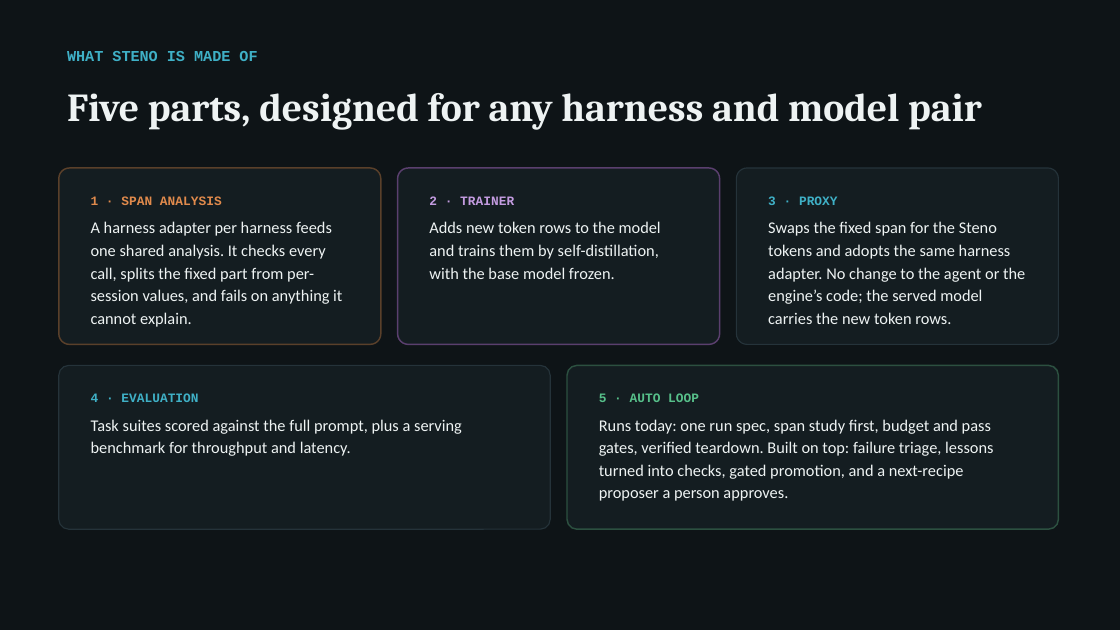
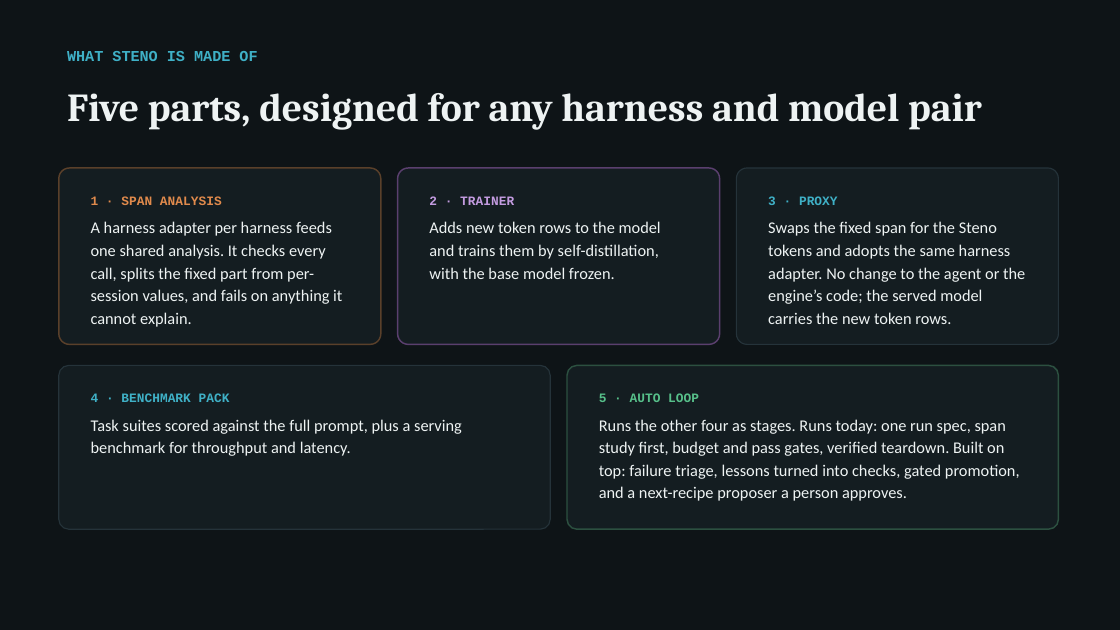
Before and after one commit to arunmenon/gisting-coding-agent, a slide deck: slide 4 of Gisting-CTO-deck.pptx. Drawn at 1120x630 pixels with LibreOffice and Linux fonts; fonts in the diff are those of the drawing. Boxes give left, top, right and bottom in pixels: in the first picture for what was removed or moved away, otherwise in the second. Text is boxed around its words. In the diff, an @@ line names an element or a change of style, - is before the commit and + after.

```diff
--- a/Gisting-CTO-deck.pptx
+++ b/Gisting-CTO-deck.pptx
@@ text at bbox=[91, 393, 230, 402]: text changed @@
-4 · EVALUATION
+4 · BENCHMARK PACK
@@ text at bbox=[599, 419, 1020, 501]: text changed @@
-Runs today: one run spec, span study first, budget and pass gates, verified teardown. Built on top: failure triage, lessons turned into checks, gated promotion, and a next-recipe proposer a person approves.
+Runs the other four as stages. Runs today: one run spec, span study first, budget and pass gates, verified teardown. Built on top: failure triage, lessons turned into checks, gated promotion, and a next-recipe proposer a person approves.
```
Also in this commit, not shown: 4 other slides changed, 5 other files.
